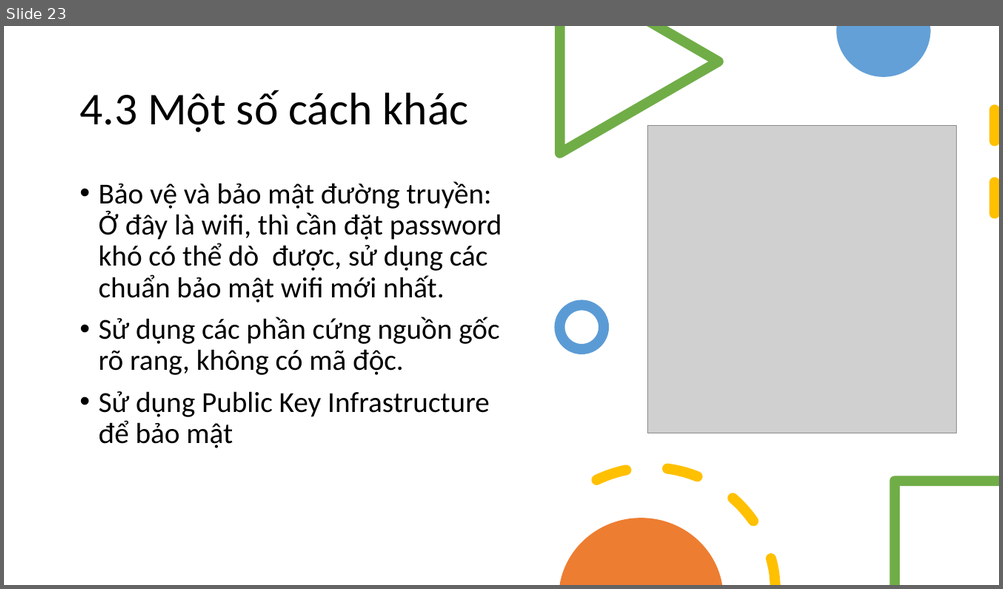
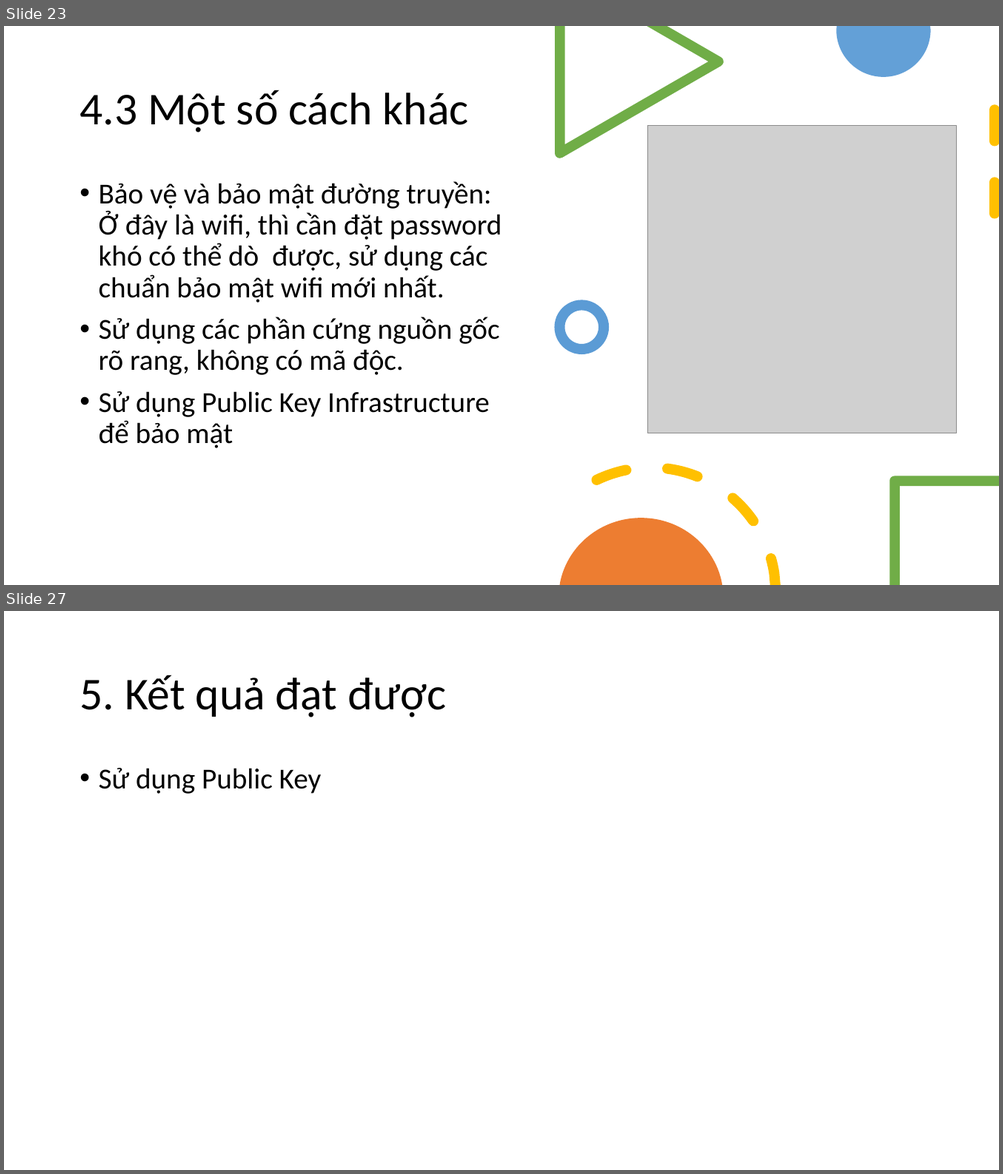
Before and after one commit to thaok61/Project3, a slide deck: Project3_present.pptx. Shown one above the other, each under a label of ours: slide 23 before the commit, slides 23 and 27 after it; the slides between them are not shown. The pictures are 1003x589 and 1003x1174 pixels, drawn with LibreOffice and Linux fonts; fonts in the diff are those of the drawing; grey boxes stand for pictures. Boxes give left, top, right and bottom in pixels: in the first picture for what was removed or moved away, otherwise in the second. Text is boxed around its words. In the diff, an @@ line names an element or a change of style, - is before the commit and + after.

```diff
--- a/Project3_present.pptx
+++ b/Project3_present.pptx
@@ slide 27 added at (4,611,999,1170), background #FFFFFF @@
@@ title added at (79,675,446,718), 44 pt, text #000000 @@
+5. Kết quả đạt được
@@ text added at (99,768,321,794), 28 pt, text #000000 @@
+• Sử dụng Public Key
```
Also in this commit, not shown: 2 slides changed, 4 other slides added, 1 slide removed, 31 other files.
